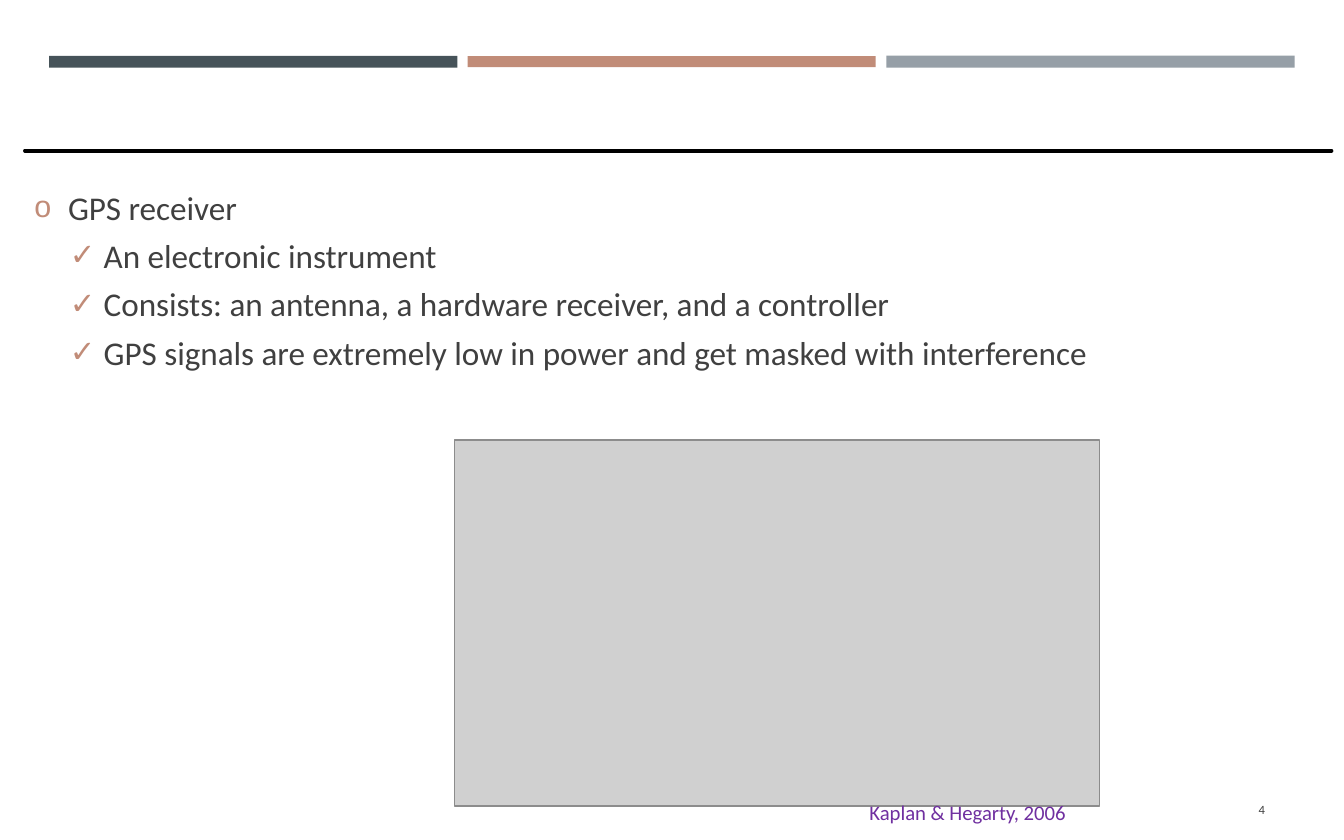
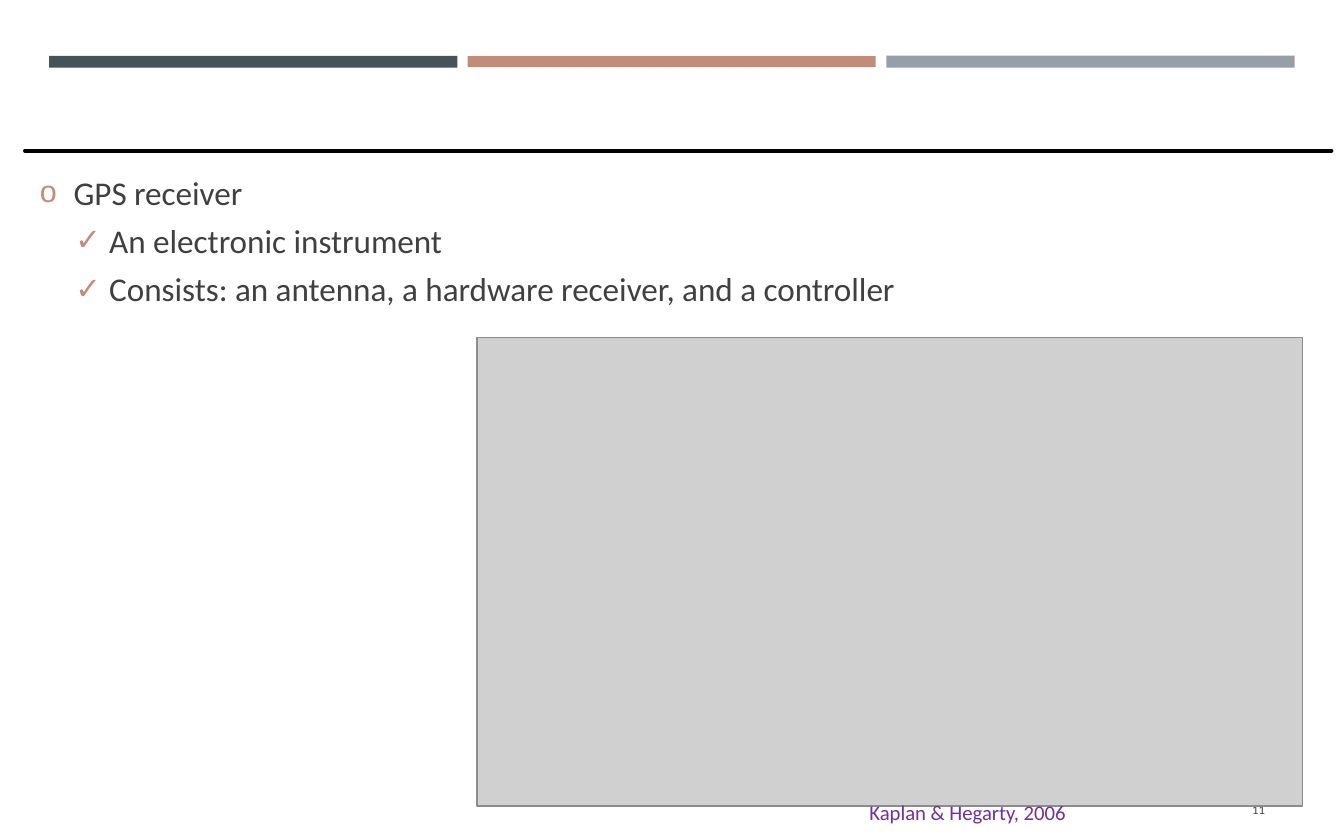
Before and after one commit to gisynw/Field_Techniques, a slide deck: slide 11 of docs/Lectures/Week06/Lecture05_GEOG3319_Receivers.pptx (slide 4 before the commit). Drawn at 1344x840 pixels with LibreOffice and Linux fonts; fonts in the diff are those of the drawing; grey boxes stand for pictures. Boxes give left, top, right and bottom in pixels: in the first picture for what was removed or moved away, otherwise in the second. Text is boxed around its words. In the diff, an @@ line names an element or a change of style, - is before the commit and + after.

```diff
--- a/docs/Lectures/Week06/Lecture05_GEOG3319_Receivers.pptx
+++ b/docs/Lectures/Week06/Lecture05_GEOG3319_Receivers.pptx
@@ text "GPS receiver": place and size @@
-text "GPS receiver" at box(68, 197, 1086, 371)
+text "GPS receiver" at box(74, 182, 895, 305)
@@ text at box(104, 342, 1086, 371): paragraph removed @@
-  ✓ GPS signals are extremely low in power and get masked with interference
@@ picture: place and size @@
-picture at box(454, 441, 1099, 806)
+picture at box(478, 337, 1304, 806)
@@ page number at box(1252, 805, 1265, 814): text changed @@
-4
+11
```
Also in this commit, not shown: 10 other slides changed, 3 slides added, 1 slide removed.
